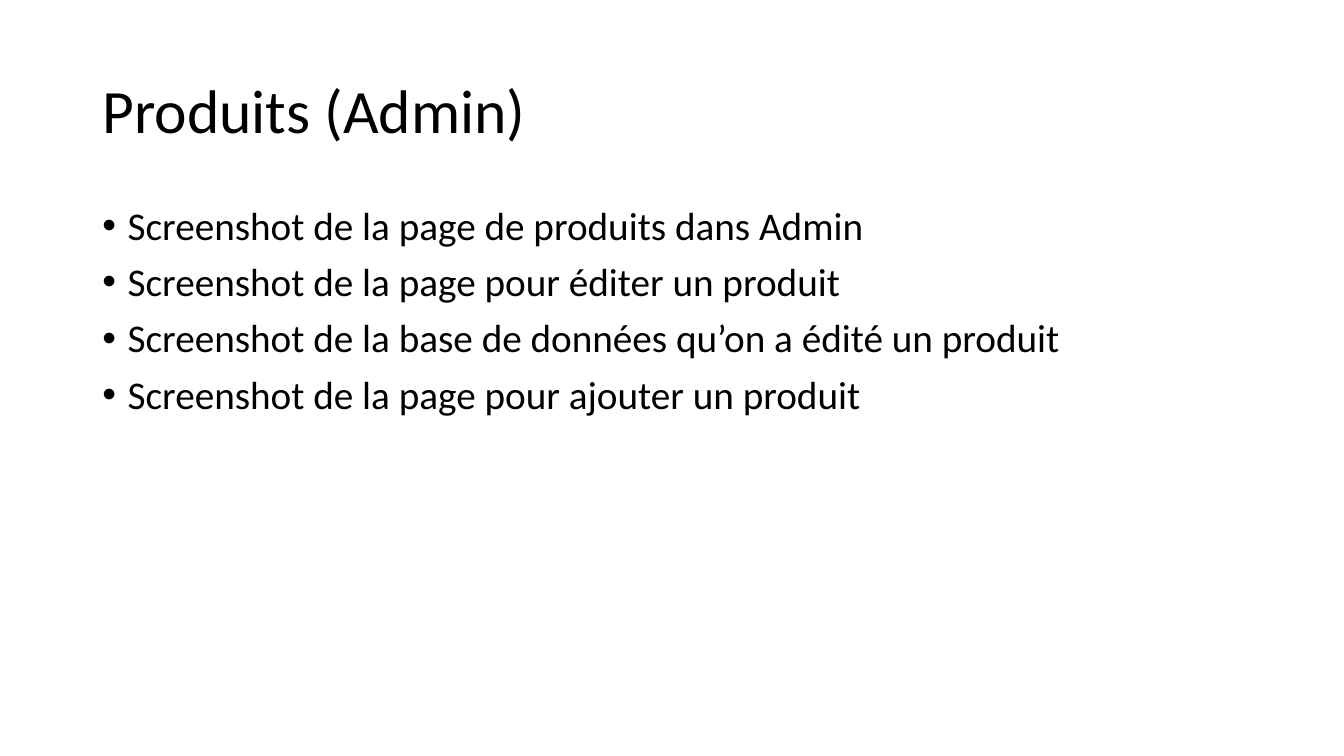
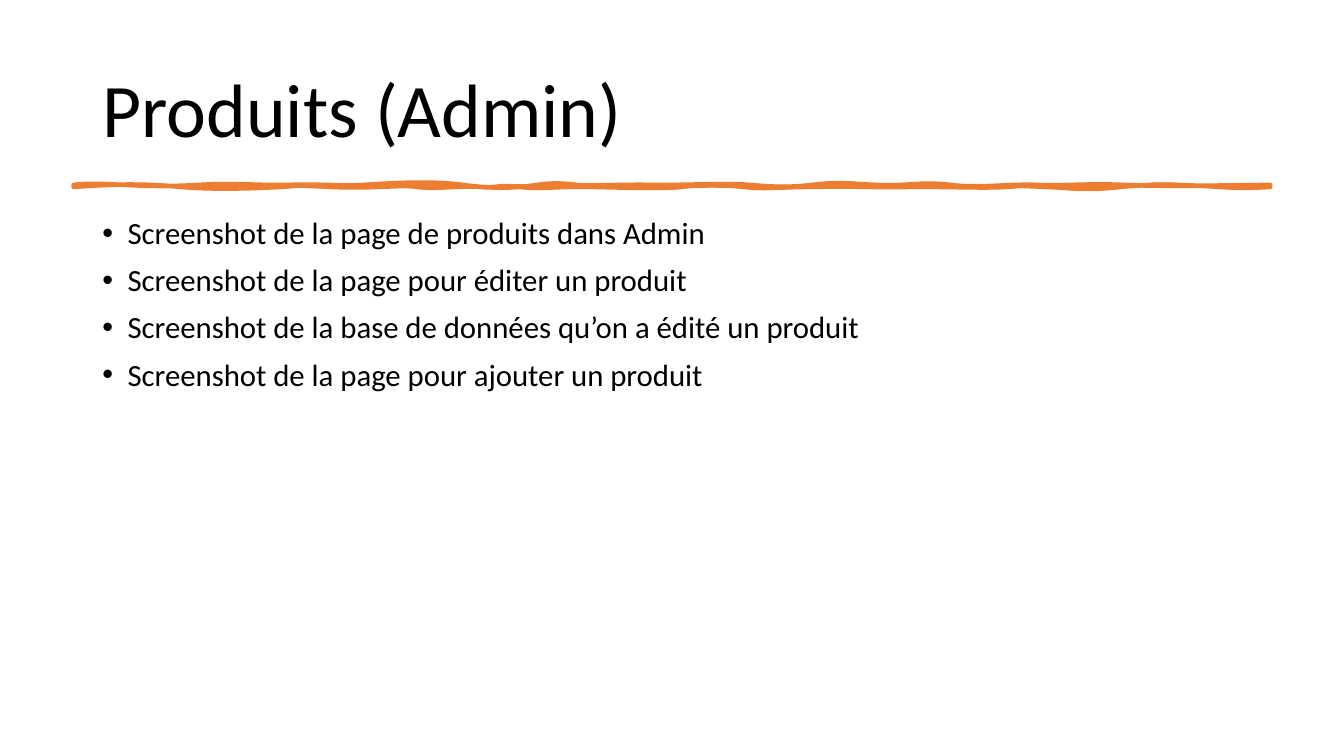
Before and after one commit to Eliefrh/Mamas-pizza, a slide deck: slide 11 of Doc/Mammas Pizzeria.pptx. Drawn at 1344x756 pixels with LibreOffice and Linux fonts; fonts in the diff are those of the drawing. Boxes give left, top, right and bottom in pixels: in the first picture for what was removed or moved away, otherwise in the second. Text is boxed around its words. In the diff, an @@ line names an element or a change of style, - is before the commit and + after.

```diff
--- a/Doc/Mammas Pizzeria.pptx
+++ b/Doc/Mammas Pizzeria.pptx
@@ title "Produits (Admin)" at [102,82,622,148]: size 44 to 54 pt @@
@@ freeform shape added at [74,185,1270,187], fill #ED7D31, outline #ED7D31 3.25 pt @@
@@ text "Screenshot de la page de ...": place and size @@
-text "Screenshot de la page de ..." at [128,212,1059,416]
+text "Screenshot de la page de ..." at [128,222,859,392]
@@ text "Screenshot de la page de ..." at [128,222,859,392]: size 28 to 22 pt @@
```
Also in this commit, not shown: 14 other slides changed, 1 other file.
